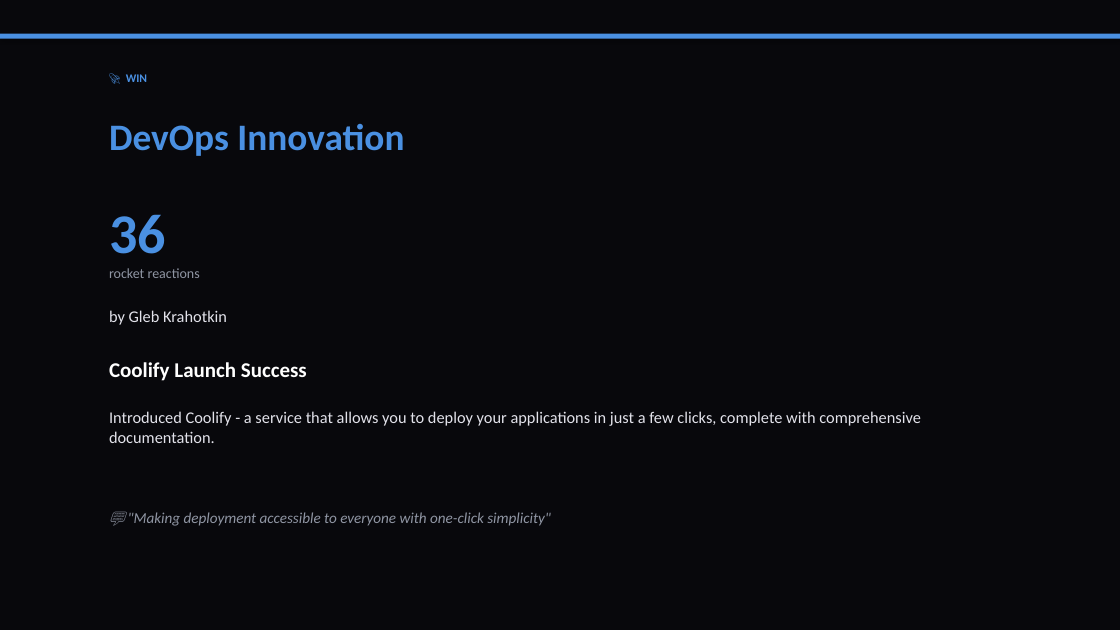
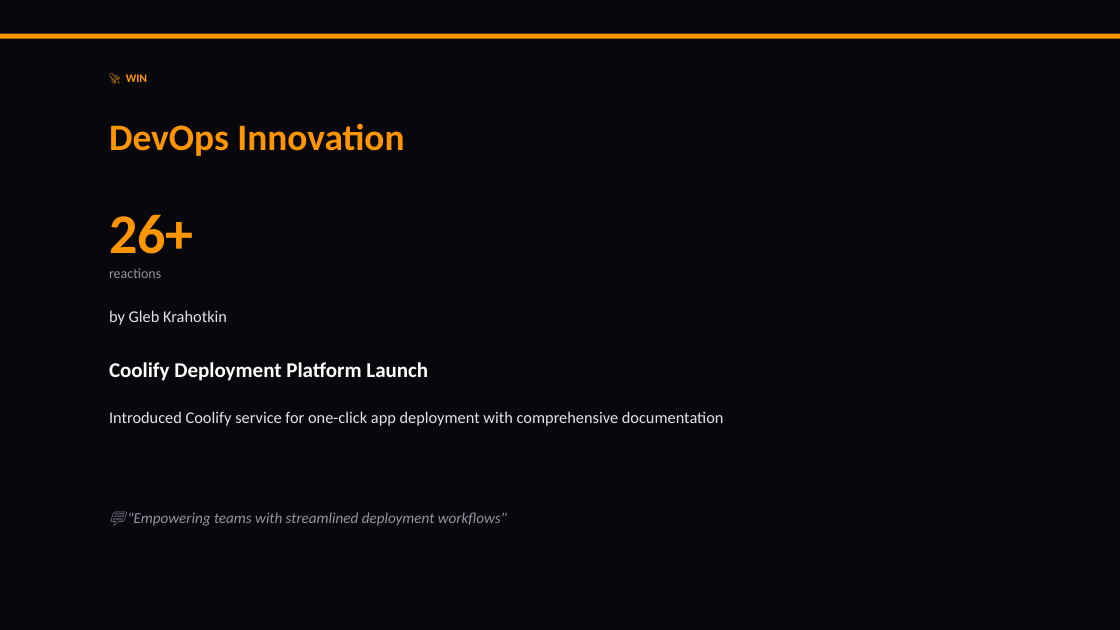
Before and after one commit to liliyagarifullina-maker/appodeal-pulse, a slide deck: slide 4 of data/archive/pulse_2026-03-12.pptx (slide 3 before the commit). Drawn at 1120x630 pixels with LibreOffice and Linux fonts; fonts in the diff are those of the drawing. Boxes give left, top, right and bottom in pixels: in the first picture for what was removed or moved away, otherwise in the second. Text is boxed around its words. In the diff, an @@ line names an element or a change of style, - is before the commit and + after.

```diff
--- a/data/archive/pulse_2026-03-12.pptx
+++ b/data/archive/pulse_2026-03-12.pptx
@@ rectangle at [0,34,1120,39]: fill #4A90E2 to #FF9500 @@
@@ text "🚀 WIN" at [126,74,147,82]: text colour #4A90E2 to #FF9500 @@
@@ text "DevOps Innovation" at [109,124,404,156]: text colour #4A90E2 to #FF9500 @@
@@ text at [109,214,194,254]: text changed; text colour #4A90E2 to #FF9500 @@
-36
+26+
@@ text at [109,268,161,278]: text changed @@
-rocket reactions
+reactions
@@ text at [109,362,428,381]: text changed @@
-Coolify Launch Success
+Coolify Deployment Platform Launch
@@ text at [109,411,724,426]: text changed @@
-Introduced Coolify - a service that allows you to deploy your applications in just a few clicks, complete with comprehensive documentation.
+Introduced Coolify service for one-click app deployment with comprehensive documentation
@@ text at [128,512,507,526]: text changed @@
-💬 "Making deployment accessible to everyone with one-click simplicity"
+💬 "Empowering teams with streamlined deployment workflows"
```
Also in this commit, not shown: 14 other slides changed, 4 slides added, 2 slides removed, 2 other files.
